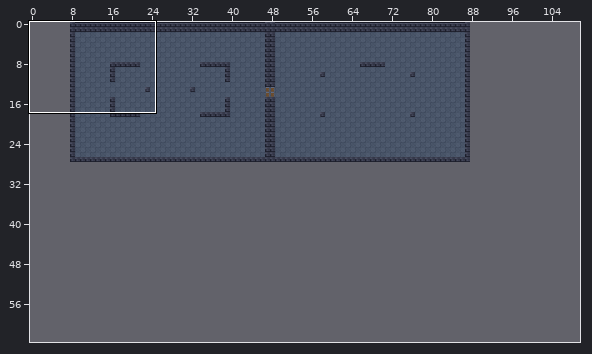
Tiled map (JSON), stored at public/assets/maps/dungeon-room.tmj. Above: a wide view before the commit, with the close-up outlined.
Close-up. The starting point:
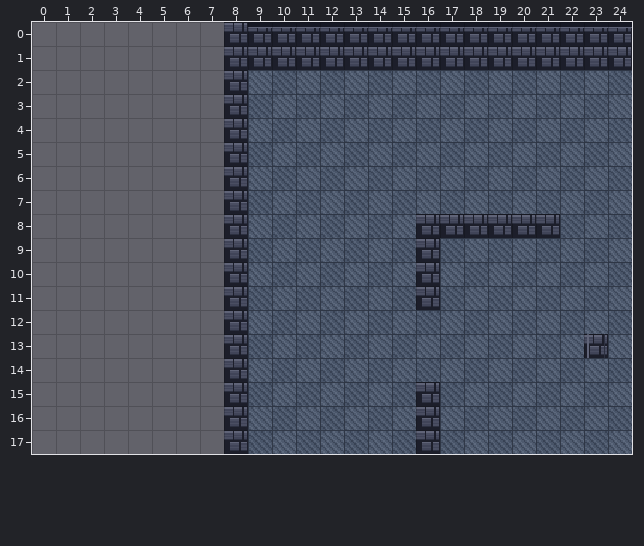
Cells are 16x16 px. Shown: x 0..24, y 0..17. The commit also changed other parts of the map, which this record leaves out. The old version is drawn lined up with the new one.
After the commit:
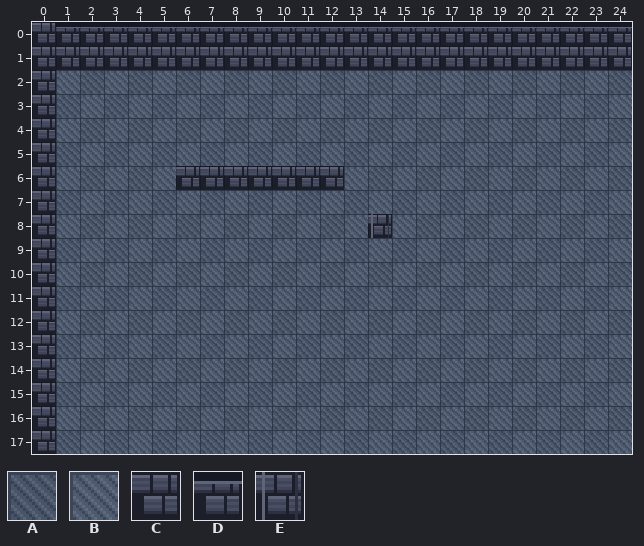
Key: from "dungeon-tiles": A 1, B 2, C 3, D 4, E 5.
_ is an empty cell, # one hidden under a higher layer, . an unchanged one.
From old to new:
map size 80x28 -> 144x64 cells (old content now starts at 8,0; both pictures use the new coordinates)
--- layer "ground"
@@ x 1..8 @@
- 2 _______#
- 3 _______#
- 4 _______#
- 5 _______#
- 6 _____...
- 7 _______#
- 8 _______#
- 9 _______#
-10 _______#
-11 _______#
-12 _______#
-13 _______#
-14 _______#
-15 _______#
-16 _______#
-17 _______#
+ 2 BABABABA
+ 3 ABABABAB
+ 4 BABABABA
+ 5 ABABABAB
+ 6 BABAB...
+ 7 ABABABAB
+ 8 BABABABA
+ 9 ABABABAB
+10 BABABABA
+11 ABABABAB
+12 BABABABA
+13 ABABABAB
+14 BABABABA
+15 ABABABAB
+16 BABABABA
+17 ABABABAB
--- layer "walls"
@@ x 0..23 @@
- 0 ________C...............
- 1 ________................
- 2 _.......C...............
- 3 _.......C...............
- 4 _.......C...............
- 5 _.......C...............
- 6 _.....__.____...........
- 7 _.......C...............
- 8 _.......C....._.CCCCCC..
- 9 _.......C.......C.......
-10 _.......C.......C.......
-11 _.......C.......C.......
-12 _.......C...............
-13 _.......C..............E
-14 _.......C...............
-15 _.......C.......C.......
-16 _.......C.......C.......
-17 _.......C.......C.......
+ 0 CDDDDDDDD...............
+ 1 CCCCCCCC................
+ 2 C......._...............
+ 3 C......._...............
+ 4 C......._...............
+ 5 C......._...............
+ 6 C.....CC.CCCC...........
+ 7 C......._...............
+ 8 C......._.....E.______..
+ 9 C......._......._.......
+10 C......._......._.......
+11 C......._......._.......
+12 C......._...............
+13 C......._.............._
+14 C......._...............
+15 C......._......._.......
+16 C......._......._.......
+17 C......._......._.......
Where, in picture pixels (left, top, right, bottom), the same in both close-ups:
changed: (32, 22, 344, 454)
added: (368, 214, 392, 238)
removed: (416, 214, 560, 310)
removed: (584, 334, 608, 358)
removed: (416, 382, 440, 454)
